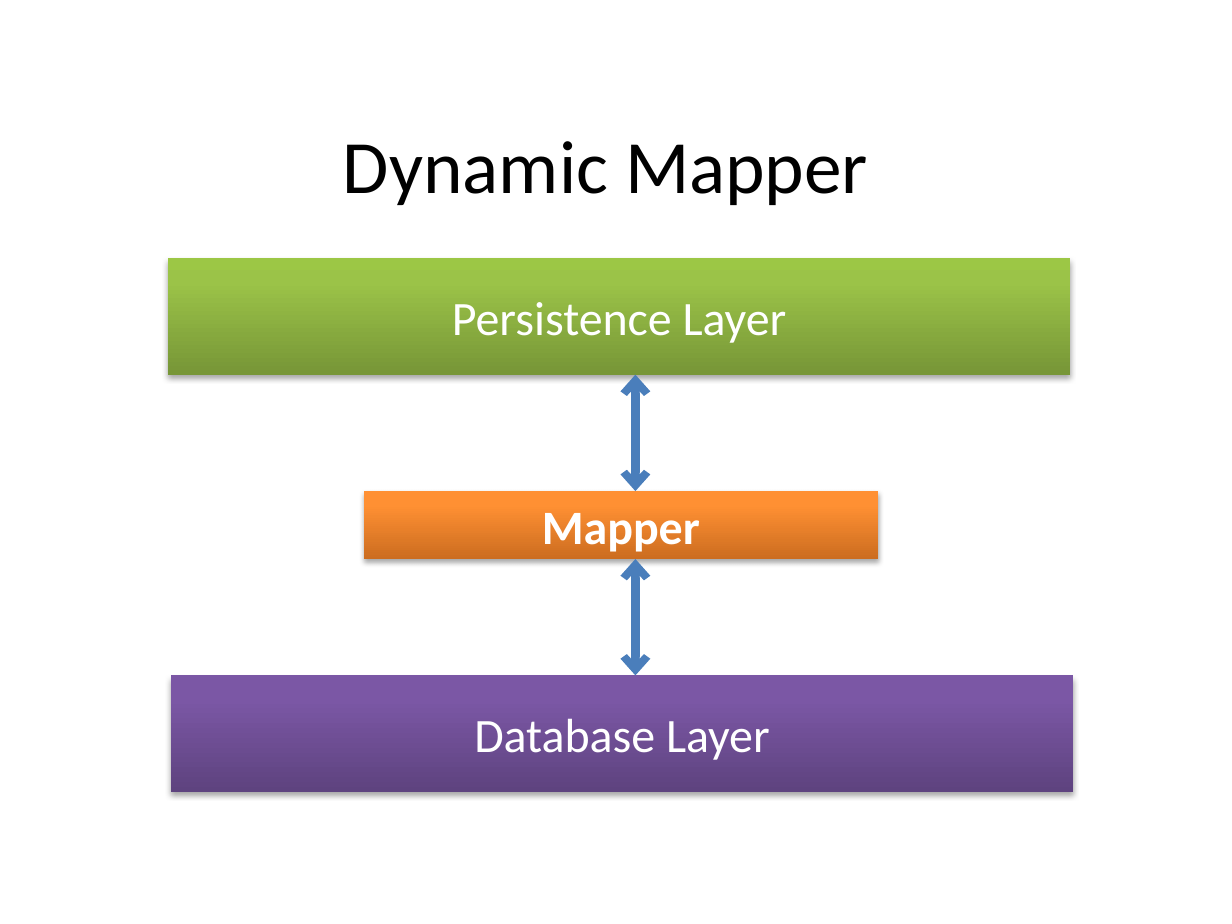
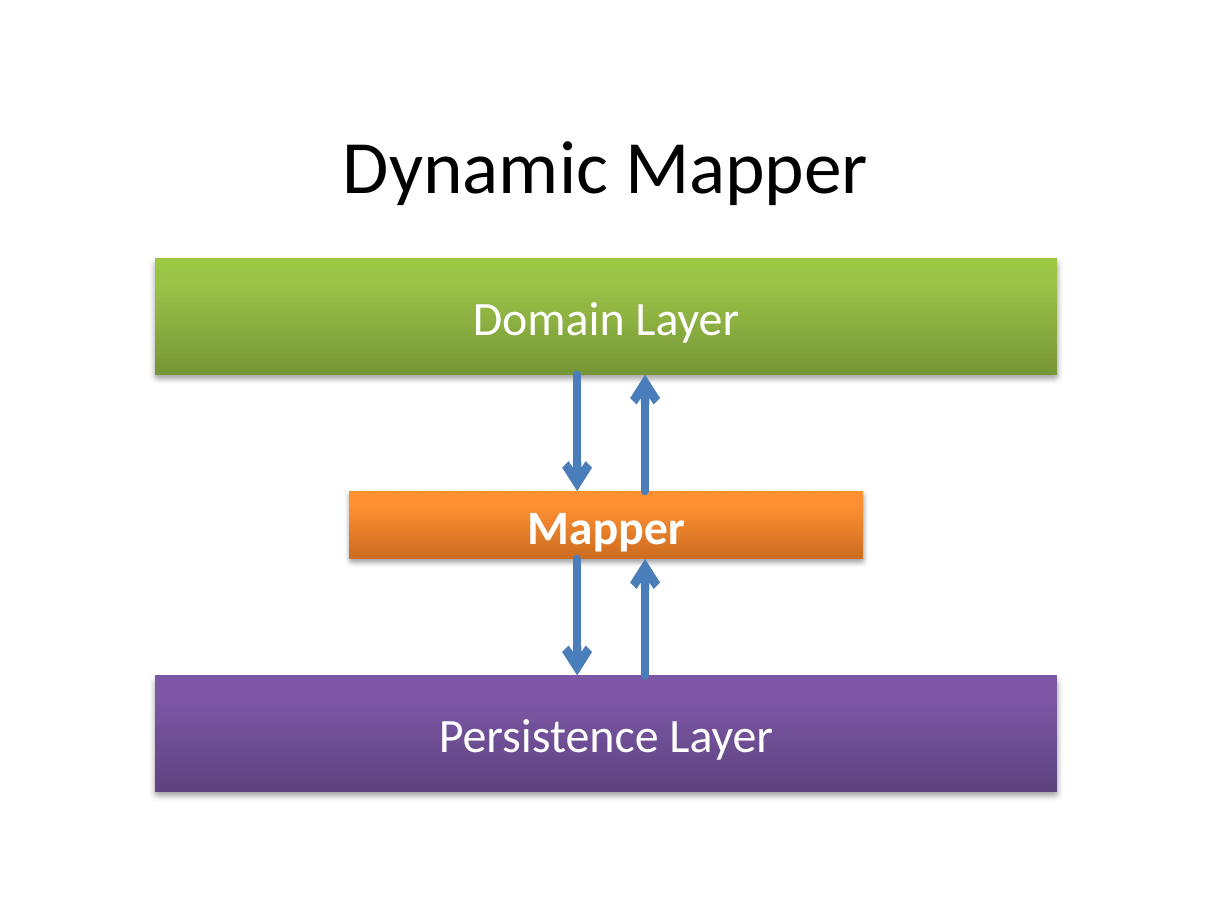
Before and after one commit to markusmo/HotelSoftware, a slide deck: slide 19 of Documentation/Praesentation/PresentationRoomanizer.pptx (slide 17 before the commit). Drawn at 1232x924 pixels with LibreOffice and Linux fonts; fonts in the diff are those of the drawing. Boxes give left, top, right and bottom in pixels: in the first picture for what was removed or moved away, otherwise in the second. Text is boxed around its words. In the diff, an @@ line names an element or a change of style, - is before the commit and + after.

```diff
--- a/Documentation/Praesentation/PresentationRoomanizer.pptx
+++ b/Documentation/Praesentation/PresentationRoomanizer.pptx
@@ text in rectangle at bbox=[473, 302, 739, 343]: text changed @@
-Persistence Layer
+Domain Layer
@@ double arrow moved from (636, 375) - (636, 492) to (578, 375) - (578, 492) @@
@@ double arrow (578, 375) - (578, 492): double arrow to arrow @@
@@ arrow added from (646, 492) to (646, 375), #4B7EBC 5 pt @@
@@ arrow added from (578, 559) to (578, 675), #4B7EBC 5 pt @@
@@ double arrow moved from (636, 559) - (636, 675) to (646, 675) - (646, 559) @@
@@ double arrow (646, 675) - (646, 559): double arrow to arrow @@
@@ 3 rectangles: place and size @@
-3 rectangles at bbox=[168, 259, 1073, 791]
+3 rectangles at bbox=[155, 259, 1057, 791]
@@ text in rectangle at bbox=[439, 719, 773, 760]: text changed @@
-Database Layer
+Persistence Layer
```
Also in this commit, not shown: 8 other slides changed, 7 slides added, 3 slides removed, 15 other files.
